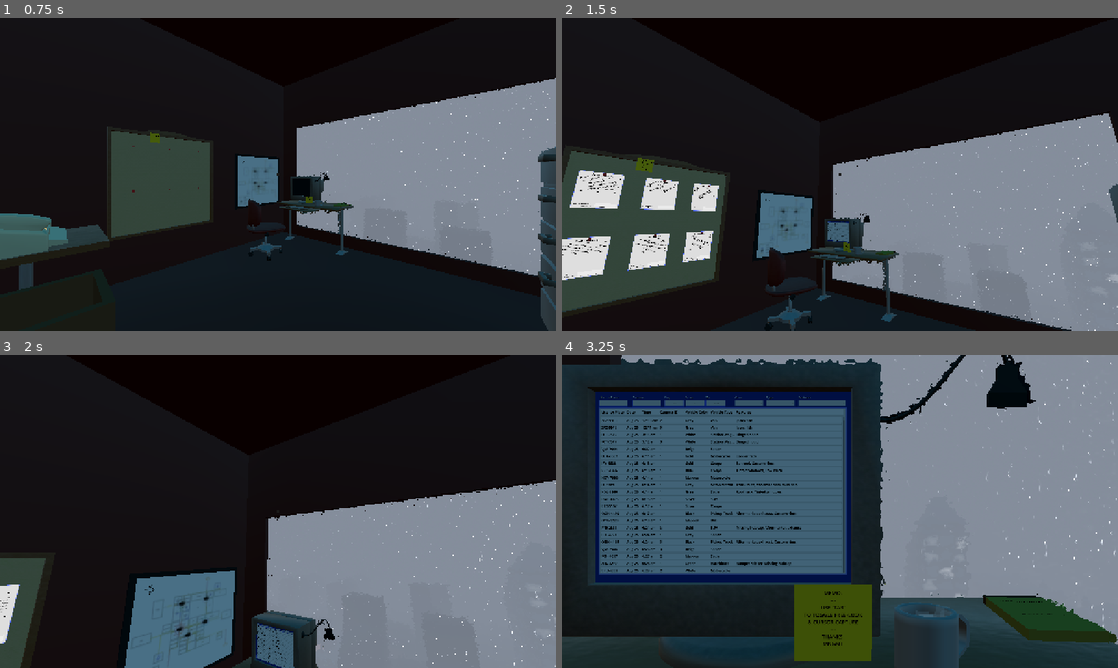
Above: before the commit, frames 1-4 (two rows, left to right).
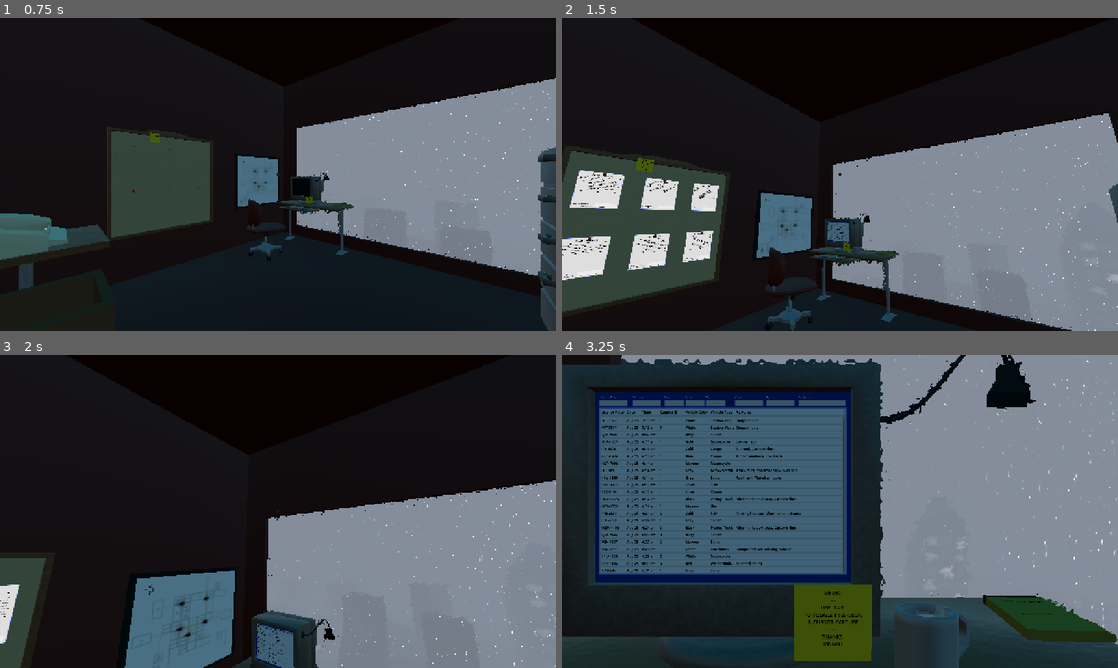
Above: after the commit, the same moments.

Repository: Ciph3rzer0/brackeys-2026.2-trust-no-one
Game: Godot game, scene res://ui/StartMenu.tscn
Two runs of this game, one before a commit and one after it. Both use one fixed random seed, a clock stepped at 60 frames per second and the inputs below.
Inputs (mouse positions are in pixels of both pictures, inside the frame that each line leads up to):
- Up to frame 1 (0.75 s): click "START" at 0.5 s
- Up to frame 2 (1.5 s): tap Enter at 1.25 s; move the mouse to (867, 174) at 1.27 s; hold W (pc_forward) from 1.28 s (still down); hold E (pc_interact) from 1.28 s (still down); click (867, 174) at 1.42 s
- Up to frame 3 (2 s): keep holding W (pc_forward); keep holding E (pc_interact); tap Space at 1.52, 1.82 s
- Up to frame 4 (3.25 s): keep holding W (pc_forward); move the mouse to (812, 511) at 2.02 s; release E (pc_interact) at 2.03 s; tap Ctrl at 2.1 s; tap Space at 2.27, 2.57 s; tap E (pc_interact) at 2.75 s; move the mouse to (851, 505) at 2.77 s; hold Shift from 2.78 s (still down)

Frame 1 is identical in both runs. In frame 2, less than 0.1% of the frame differs, in the area x 1-51%, y 56-76%; in frame 3, less than 0.1%; in frame 4, 1.7%, in the area x 7-43%, y 20-70%.

Commit message:
fixed several unintended inconsistencies in the police reports

Diff:
--- a/csvs/manual.csv
+++ b/csvs/manual.csv
@@ -1,5 +1,5 @@
 unix_timestamp,camera_id,vehicle_plate,vehicle_color,vehicle_type,vehicle_features
-"2026-08-25T12:16:05",3,AHL-3577,Blue,SUV,"[""Scratched bumper""]"
+"2026-08-25T12:16:05",3,AHL-3577,Blue,SUV,"[""""]"
 "2026-08-25T12:24:51",5,AHL-3577,Blue,SUV,"[""Scratched bumper""]"
 "2026-08-25T12:24:59",2,AHL-3577,Blue,SUV,"[""Scratched bumper""]"
 "2026-08-25T03:11:50",1,FCT-7517,White,Station Wagon,"[""Dinged hood""]"
@@ -10,9 +10,10 @@
 "2026-08-26T018:28:57",1,FCT-7517,White,Station Wagon,"[""Dinged hood""]"
 "2026-08-27T07:53:20",1,FCT-7517,White,Station Wagon,"[""Dinged hood""]"
 "2026-08-27T018:28:06",1,FCT-7517,White,Station Wagon,"[""Dinged hood""]"
-"2026-08-25T00:10:35",2,ZPZ-9918,Gray,Van,"[""Jesus fish""]"
-"2026-08-25T00:11:50",5,ZPZ-9918,Gray,Van,"[""Jesus fish""]"
-"2026-08-25T11:25:02",5,ZPZ-9918,Gray,Van,"[""Jesus fish""]"
+"2026-08-25T23:46:35",2,ZPZ-9918,Gray,Van,"[""Jesus fish""]"
+"2026-08-25T23:47:50",5,ZPZ-9918,Gray,Van,"[""Jesus fish""]"
+"2026-08-26T11:25:02",5,ZPZ-9918,Gray,Van,"[""Jesus fish""]"
+"2026-08-26T11:30:35",2,ZPZ-9918,Gray,Van,"[""Jesus fish""]"
 "2026-08-25T06:31:00",3,DPP-3145,Red,Weinermobile,"[""Mustard stains""]"
 "2026-08-25T06:32:11",4,DPP-3145,Red,Weinermobile,"[""Mustard stains""]"
 "2026-08-25T06:33:12",3,DPP-3145,Red,Weinermobile,"[""Mustard stains""]"
@@ -27,8 +28,8 @@
 "2026-08-26T06:36:32",4,DPP-3145,Red,Weinermobile,"[""Mustard stains""]"
 "2026-08-25T07:16:00",1,HTR-2444,White,Kia Optima,"[""Honor student bumper sticker""]"
 "2026-08-25T07:16:15",1,HTR-2444,White,Kia Optima,"[""Honor student bumper sticker""]"
-"2026-09-25T11:50:10",1,HTR-2444,White,Kia Optima,"[""Honor student bumper sticker""]"
-"2026-09-25T11:50:25",1,HTR-2444,White,Kia Optima,"[""Honor student bumper sticker""]"
+"2026-08-25T11:50:10",1,HTR-2444,White,Kia Optima,"[""Honor student bumper sticker""]"
+"2026-08-25T11:50:25",1,HTR-2444,White,Kia Optima,"[""Honor student bumper sticker""]"
 1787638470,1,KDL-2846,Green,Sedan,"[""Roof rack"", ""Tinted windows""]"
 1787640060,3,KDL-2846,Green,Sedan,"[""Roof rack"", ""Tinted windows""]"
 1787640840,1,KDL-2846,Green,Sedan,"[""Roof rack"", ""Tinted windows""]"
@@ -111,9 +112,9 @@
 "2026-08-25T10:42:30",5,LU6789,Gray,Aston Martin,"[""Truck nuts"", ""Yosemite Sam mud flap""]"
 "2026-08-25T17:16:00",1,LU6789,Gray,Aston Martin,"[""Truck nuts"", ""Yosemite Sam mud flap""]"
 "2026-08-25T18:34:30",3,LU6789,Gray,Aston Martin,"[""Truck nuts"", ""Yosemite Sam mud flap""]"
-"2026-08-25T20:02:00",5,LU6789,Gray,Aston Martin,"[""Truck nuts"", ""Yosemite Sam mud flap""]"
-"2026-08-25T21:27:30",4,LU6789,Gray,Aston Martin,"[""Truck nuts"", ""Yosemite Sam mud flap""]"
-"2026-08-25T23:43:00",2,LU6789,Gray,Aston Martin,"[""Truck nuts"", ""Yosemite Sam mud flap""]"
+"2026-08-25T20:02:00",5,BMT216A,Gray,Aston Martin,"[""Truck nuts"", ""Yosemite Sam mud flap""]"
+"2026-08-25T21:27:30",4,BMT216A,Gray,Aston Martin,"[""Truck nuts"", ""Yosemite Sam mud flap""]"
+"2026-08-25T23:43:00",2,BMT216A,Gray,Aston Martin,"[""Truck nuts"", ""Yosemite Sam mud flap""]"
 "2026-08-26T06:18:30",2,BMT216A,Gray,Aston Martin,"[""Truck nuts"", ""Yosemite Sam mud flap""]"
 "2026-08-26T07:11:00",4,BMT216A,Gray,Aston Martin,"[""Truck nuts"", ""Yosemite Sam mud flap""]"
 "2026-08-26T08:26:30",1,BMT216A,Gray,Aston Martin,"[""Truck nuts"", ""Yosemite Sam mud flap""]"
@@ -142,21 +143,21 @@
 "2026-08-27T08:03:00",5,RRT-3341,White,Ford F-150,"[""Banana in tailpipe""]"
 "2026-08-27T08:09:30",2,RRT-3341,White,Ford F-150,"[""Banana in tailpipe""]"
 "2026-08-27T08:15:30",4,RRT-3341,White,Ford F-150,"[""Banana in tailpipe""]"
-"2026-08-27T08:16:05",5,RRT-3341,Rainbow,Ford F-150,"[""Banana in tailpipe""]"
-"2026-08-27T08:16:30",2,RRT-3341,Rainbow,Ford F-150,"[""Banana in tailpipe""]"
-"2026-08-27T08:34:00",4,RRT-3341,Rainbow,Ford F-150,"[""Banana in tailpipe""]"
-"2026-08-27T09:02:00",1,RRT-3341,Rainbow,Ford F-150,"[""Banana in tailpipe""]"
-"2026-08-27T09:27:30",3,RRT-3341,Rainbow,Ford F-150,"[""Banana in tailpipe""]"
-"2026-08-27T10:18:00",5,RRT-3341,Rainbow,Ford F-150,"[""Banana in tailpipe""]"
-"2026-08-27T17:24:00",2,RRT-3341,Rainbow,Ford F-150,"[""Banana in tailpipe""]"
-"2026-08-27T18:51:00",4,RRT-3341,Rainbow,Ford F-150,"[""Banana in tailpipe""]"
-"2026-08-27T20:13:30",1,RRT-3341,Rainbow,Ford F-150,"[""Banana in tailpipe""]"
-"2026-08-27T21:48:00",3,RRT-3341,Rainbow,Ford F-150,"[""Banana in tailpipe""]"
-"2026-08-27T23:32:00",5,RRT-3341,Rainbow,Ford F-150,"[""Banana in tailpipe""]"
+"2026-08-27T08:16:05",5,RRT-3341,Rainbow,Ford F-150,"[""Banana in tailpipe"", ""Dinged hood""]"
+"2026-08-27T08:16:30",2,RRT-3341,Rainbow,Ford F-150,"[""Banana in tailpipe"", ""Dinged hood""]"
+"2026-08-27T08:34:00",4,RRT-3341,Rainbow,Ford F-150,"[""Banana in tailpipe"", ""Dinged hood""]"
+"2026-08-27T09:02:00",1,RRT-3341,Rainbow,Ford F-150,"[""Banana in tailpipe"", ""Dinged hood""]"
+"2026-08-27T09:27:30",3,RRT-3341,Rainbow,Ford F-150,"[""Banana in tailpipe"", ""Dinged hood""]"
+"2026-08-27T10:18:00",5,RRT-3341,Rainbow,Ford F-150,"[""Banana in tailpipe"", ""Dinged hood""]"
+"2026-08-27T17:24:00",2,RRT-3341,Rainbow,Ford F-150,"[""Banana in tailpipe"", ""Dinged hood""]"
+"2026-08-27T18:51:00",4,RRT-3341,Rainbow,Ford F-150,"[""Banana in tailpipe"", ""Dinged hood""]"
+"2026-08-27T20:13:30",1,RRT-3341,Rainbow,Ford F-150,"[""Banana in tailpipe"", ""Dinged hood""]"
+"2026-08-27T21:48:00",3,RRT-3341,Rainbow,Ford F-150,"[""Banana in tailpipe"", ""Dinged hood""]"
+"2026-08-27T23:32:00",5,RRT-3341,Rainbow,Ford F-150,"[""Banana in tailpipe"", ""Dinged hood""]"
 "2026-08-27T08:15:59",2,VOM-7998,Green,Van,[]
 "2026-08-27T08:17:01",3,VOM-7998,Green,Van,[]
 "2026-08-27T08:17:25",4,VOM-7998,Green,Van,[]
-"2026-08-28T05:59:50",5,OUTATIME,Silver,DeLorean,"[""Exposed wires"", ""Heavy modifications"", ""Bullet holes""]"
+"2026-08-28T06:01:50",5,OUTATIME,Silver,DeLorean,"[""Exposed wires"", ""Heavy modifications"", ""Bullet holes""]"
 "2026-08-26T09:09:05",3,MEA201,Mint Green,Buick Skylark,"[""Uneven tire marks""]"
 "2026-08-27T06:31:30",1,DLR,Tan,Sierra,"[""Empty license plate holder"", ""Paper tag on window""]"
 "2026-08-25T06:31:28",1,ASSMAN,Green,Sedan,[]
--- a/scripts/quests/airport-camper.tres
+++ b/scripts/quests/airport-camper.tres
@@ -6,5 +6,5 @@
 script = ExtResource("1_5vfow")
 correct_plate = "ZPZ-9918"
 incident = "Airport Camper"
-details = "Witnesses report someone spending the whole night of August 24th at the airport, in violation of the city curfew"
+details = "Witnesses report someone spending the whole night of the 25th at the airport, in violation of the city curfew"
 metadata/_custom_type_script = "uid://dy022jdobl3k8"
--- a/scripts/quests/hospital-egging.tres
+++ b/scripts/quests/hospital-egging.tres
@@ -6,5 +6,5 @@
 script = ExtResource("1_nkhlk")
 correct_plate = "HTR-2444"
 incident = "Hospital Egging"
-details = "Some wise guy pulled up to the hospital just to toss an egg and then peel away twice on the morning of August 25th"
+details = "Some wise guy pulled up to the hospital just to toss an egg and then peel away twice on the morning of the 25th"
 metadata/_custom_type_script = "uid://dy022jdobl3k8"
--- a/scripts/quests/painted-lady.tres
+++ b/scripts/quests/painted-lady.tres
@@ -6,5 +6,5 @@
 script = ExtResource("1_8qb37")
 correct_plate = "RRT-3341"
 incident = "Painted Lady"
-details = "Morning of the 27th, the paint shop owner hears a loud noise and calls in to report a truck-shaped hole in her walls.  Said they really made a mess of the place."
+details = "Morning of the 27th, the paint shop owner hears a loud noise and calls in to report a truck-shaped hole in her wall.  Said it'll take hours to clean up all the spilled product."
 metadata/_custom_type_script = "uid://dy022jdobl3k8"
--- a/scripts/quests/streaker.tres
+++ b/scripts/quests/streaker.tres
@@ -6,5 +6,5 @@
 script = ExtResource("1_mvs6o")
 correct_plate = "AIT-2702"
 incident = "Streaker"
-details = "Full moons have been appearing over our innocent city.  We have our suspect list down to three people, all of whom insist they were out of town the day of the crime.  Their cars are as follows: BTZ-5167, AIT-2702, OGN-4489"
+details = "Full moons have been appearing over our innocent city.  We have our suspect list down to three people, all of whom insist they were out of town on the 27th, the day of the crime  Their cars are as follows: BTZ-5167, AIT-2702, OGN-4489"
 metadata/_custom_type_script = "uid://dy022jdobl3k8"
--- a/ui/tables/vehicle_sightings/vehicle_sightings_table_view.gd
+++ b/ui/tables/vehicle_sightings/vehicle_sightings_table_view.gd
@@ -58,6 +58,8 @@
 func _filter_rows():
 	var start_timestamp := -1
 	var end_timestamp := -1
+	var start_time_of_day := -1
+	var end_time_of_day := -1
 	var normalized_day := day_filter.strip_edges()
 	var normalized_from := from_time_filter.strip_edges()
 	var normalized_to := to_time_filter.strip_edges()
@@ -87,6 +89,13 @@
 		end_timestamp = Time.get_unix_time_from_datetime_string(
 			"%sT%s:59" % [date, effective_to]
 		)
+	elif (
+		normalized_day.is_empty()
+		and time_order_is_valid
+		and (!normalized_from.is_empty() or !normalized_to.is_empty())
+	):
+		start_time_of_day = _time_to_minutes(effective_from) * 60
+		end_time_of_day = _time_to_minutes(effective_to) * 60 + 59
 
 	#remaining filters
 	for row in _rows:
@@ -96,6 +105,13 @@
 		if end_timestamp >= 0 and row.source_row.unix_timestamp > end_timestamp:
 			row.visible = false
 			continue
+		if start_time_of_day >= 0:
+			var row_time_of_day := _timestamp_to_seconds_since_midnight(
+				row.source_row.unix_timestamp
+			)
+			if row_time_of_day < start_time_of_day or row_time_of_day > end_time_of_day:
+				row.visible = false
+				continue
 
 		if plate_filter.length() and !plate_filter.is_subsequence_ofn(row.source_row.vehicle_plate):
 			row.visible = false
@@ -127,6 +143,15 @@
 
 func _time_to_minutes(time_text: String) -> int:
 	return time_text.substr(0, 2).to_int() * 60 + time_text.substr(3, 2).to_int()
+
+
+func _timestamp_to_seconds_since_midnight(timestamp: int) -> int:
+	var datetime := Time.get_datetime_dict_from_unix_time(timestamp)
+	return (
+		int(datetime.get("hour", 0)) * 60 * 60
+		+ int(datetime.get("minute", 0)) * 60
+		+ int(datetime.get("second", 0))
+	)
 
 
 func _update_time_order_validation(to_precedes_from: bool) -> void:
Not shown: 1 places in theme/main_theme.tres that only renumber resources
